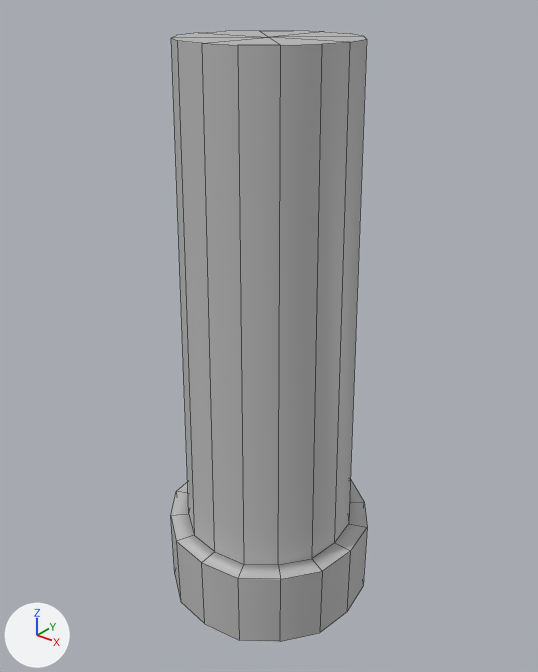
Before and after pictures for a commit that changed the FBX model Orisha-Unity/Assets/Graph/Environment/City/Pillar/FBX_pillar_01.fbx.
Both versions are drawn from a 50 mm camera at (2.9, -3.62, 4.33) aimed at (-0.02, 0.03, 2.07). The axes (+X, +Y, +Z) are drawn at lower left. The lights are the same throughout. Mesh edges are drawn as thin lines. Where no turn or scale is listed for an object, it has been applied to the vertices.

In view in the first picture: 'Pillar_01'.
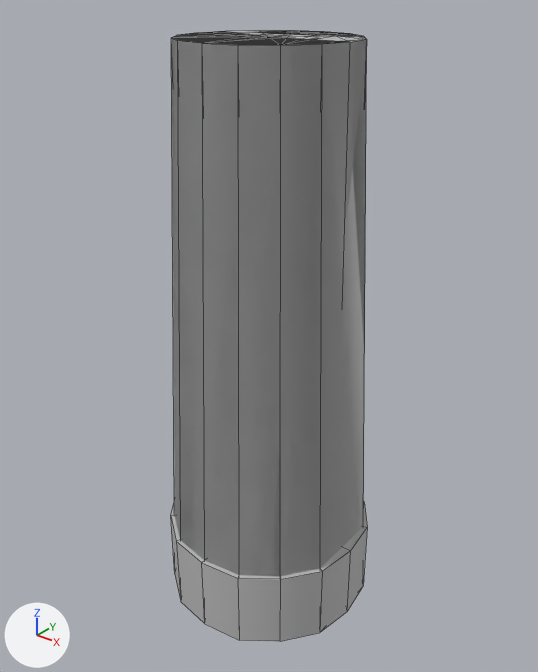
Where the change shows, as pixel boxes (x1, y1, x2, y2) in the pictures (538 x 672 px):
'Pillar_01.005', added
    after: (171, 38, 367, 576)
'Pillar_01.001', added
    after: (322, 42, 350, 239)
'Pillar_01.003', added
    after: (173, 31, 362, 45)
'Pillar_01.004', added
    after: (174, 31, 365, 45)
'Pillar_01.006', added
    after: (174, 30, 361, 44)
'Pillar_01', unchanged, covered by the edit
    both: (171, 30, 367, 642)

Patch to the scene script:
```diff
--- a/Orisha-Unity/Assets/Graph/Environment/City/Pillar/FBX_pillar_01.fbx.py
+++ b/Orisha-Unity/Assets/Graph/Environment/City/Pillar/FBX_pillar_01.fbx.py
@@ me_mesh_004 @@
+me_mesh_004.from_pydata(...)  # 36 vertices, 34 faces; spans x -0.76..0.71, y -0.76..0.71, z 0.0..4.0
+me_mesh_004.materials.append(mat_jar_obelisk_pillar_initialshadinggroup1)  # grey #bcbcbc
@@ me_mesh_003 @@
+me_mesh_003.from_pydata(...)  # 42 vertices, 40 faces; spans x -0.76..0.76, y -0.76..0.76, z 0.0..4.0
+me_mesh_003.materials.append(mat_jar_obelisk_pillar_initialshadinggroup1)  # grey #bcbcbc
@@ me_mesh_005 @@
+me_mesh_005.from_pydata(...)  # 24 vertices, 22 faces; spans x -0.76..0.71, y -0.76..0.71, z 0.0..4.0
+me_mesh_005.materials.append(mat_jar_obelisk_pillar_initialshadinggroup1)  # grey #bcbcbc
@@ me_mesh_001 @@
+me_mesh_001.from_pydata(...)  # 50 vertices, 48 faces; spans x -0.76..0.76, y -0.76..0.76, z 0.0..4.0
+me_mesh_001.materials.append(mat_jar_obelisk_pillar_initialshadinggroup1)  # grey #bcbcbc
@@ me_mesh_006 @@
+me_mesh_006.from_pydata(...)  # 20 vertices, 18 faces; spans x -0.71..0.71, y -0.76..0.71, z 0.0..4.0
+me_mesh_006.materials.append(mat_jar_obelisk_pillar_initialshadinggroup1)  # grey #bcbcbc
@@ ob_pillar_01_004 @@
+ob_pillar_01_004 = bpy.data.objects.new('Pillar_01.004', me_mesh_004)
+ob_pillar_01_004.location = (0.0, 0.0, 0.0)
@@ ob_pillar_01_003 @@
+ob_pillar_01_003 = bpy.data.objects.new('Pillar_01.003', me_mesh_003)
+ob_pillar_01_003.location = (0.0, 0.0, 0.0)
@@ ob_pillar_01_005 @@
+ob_pillar_01_005 = bpy.data.objects.new('Pillar_01.005', me_mesh_005)
+ob_pillar_01_005.location = (0.0, 0.0, 0.0)
@@ ob_pillar_01_001 @@
+ob_pillar_01_001 = bpy.data.objects.new('Pillar_01.001', me_mesh_001)
+ob_pillar_01_001.location = (0.0, 0.0, 0.0)
@@ ob_pillar_01_006 @@
+ob_pillar_01_006 = bpy.data.objects.new('Pillar_01.006', me_mesh_006)
+ob_pillar_01_006.location = (0.0, 0.0, 0.0)
```
